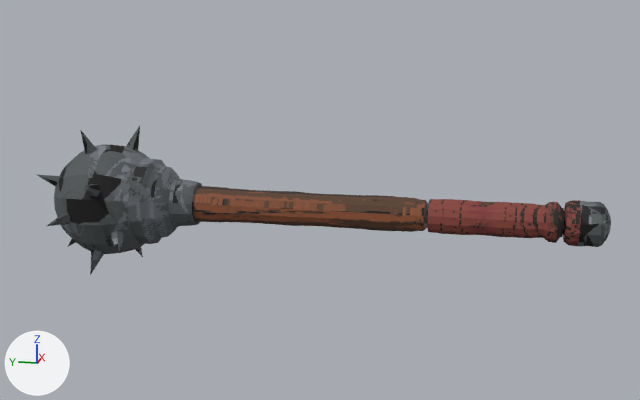
Two versions of the glTF model content/worldrpg/first-person/weapons/club.glb, one commit apart.
Before and after are seen from a camera (50 mm lens) standing at (-1.031, 0.007, 0.27) and looking at (0.006, 0.215, 0.011). Lighting does not change. The marker at lower left points along +X, +Y and +Z. The older version comes first. Vertices at exactly the same position are counted once.

In view in the first picture: 'band', 'butt', 'grip', 'haft', 'head' and 1 more.
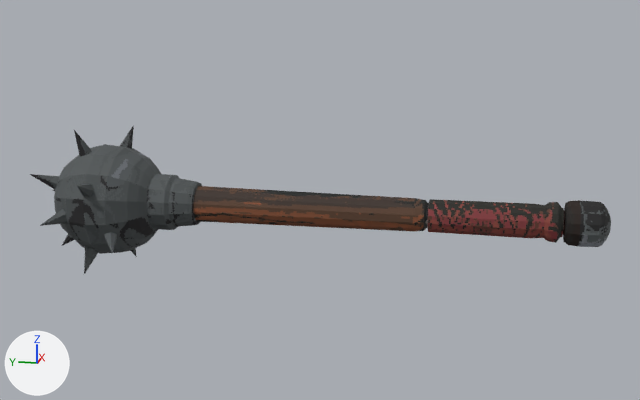
Boxes (x1, y1, x2, y2) around the edits, measured in the pictures (640 x 400 px; the box of a moved part takes in the faces that stretch with it):
'head', reshaped: before (36, 126, 202, 275); after (30, 125, 202, 274)
part 1 of me_band, reshaped: before (569, 200, 580, 246); after (569, 201, 580, 246)
part 2 of me_band, surface changed (brown to black): (563, 200, 581, 246) in both
part 3 of me_butt, built on: (578, 201, 601, 247) in both
part 4 of me_butt, surface changed: (598, 202, 611, 247) in both
part 5 of me_grip, deleted (brown): before (428, 199, 558, 243)
part 6 of me_grip, surface changed: (544, 203, 564, 242) in both
part 7 of me_haft, deleted (brown): before (193, 186, 426, 232)
part 8 of me_head, moved or reshaped (mostly hidden): before (36, 174, 60, 187); after (30, 174, 60, 189)
part 9 of me_head, moved or reshaped (mostly hidden): before (67, 239, 76, 247); after (62, 234, 74, 246)
part 10 of me_head, moved or reshaped (mostly hidden): before (47, 212, 70, 226); after (40, 209, 67, 226)
part 11 of me_head, moved or reshaped (mostly hidden): before (80, 129, 97, 154); after (74, 130, 92, 156)
part 12 of me_head, moved or reshaped (mostly hidden): before (90, 250, 104, 275); after (84, 247, 98, 274)
part 13 of me_head, moved or reshaped (mostly hidden): before (84, 184, 101, 197); after (77, 184, 94, 197)
part 14 of me_head, moved or reshaped (mostly hidden): before (135, 247, 143, 257); after (131, 248, 137, 257)
part 15 of me_head, moved or reshaped (mostly hidden): before (126, 126, 140, 151); after (120, 125, 134, 149)
part 16 of me_head, moved or reshaped (mostly hidden): before (110, 230, 124, 253); after (104, 232, 117, 253)
part 17 of me_head, cut back: before (54, 145, 196, 254); after (54, 144, 179, 254)

The change, as a diff of the scene's bpy script:
```diff
--- a/content/worldrpg/first-person/weapons/club.glb.py
+++ b/content/worldrpg/first-person/weapons/club.glb.py
@@ me_band @@
-me_band.from_pydata(...)  # 84 vertices, 140 faces; spans x -0.0264..0.0264, y -0.0909..-0.0745, z -0.0279..0.0264
+me_band.from_pydata(...)  # 70 vertices, 112 faces; spans x -0.0264..0.0264, y -0.0909..-0.0745, z -0.0279..0.0264
+# me_band part 1
+# 14 vertices are removed from x -0.0262..0.0262, y -0.0855, z -0.0277..0.0262
+# 56 faces are deleted
+# 28 new faces join them
+# me_band part 2: 84 kept faces spanning x -0.0264..0.0264, y -0.0909..-0.0745, z -0.0279..0.0264 get new texture (UV) coordinates
 me_band.materials.append(mat_trim)
@@ me_butt @@
-me_butt.from_pydata(...)  # 126 vertices, 236 faces; spans x -0.0264..0.0264, y -0.126..-0.0909, z -0.0279..0.0264
+me_butt.from_pydata(...)  # 70 vertices, 124 faces; spans x -0.0264..0.0264, y -0.126..-0.0909, z -0.0279..0.0264
+# me_butt part 3
+# 56 vertices are removed from x -0.0262..0.0262, y -0.1089..-0.0948, z -0.0277..0.0262
+# 140 faces are deleted
+# 28 new faces join them
+# me_butt part 4: 96 kept faces spanning x -0.0259..0.0259, y -0.126..-0.1135, z -0.0273..0.0257 get new texture (UV) coordinates
 me_butt.materials.append(mat_metal)
@@ me_grip @@
-me_grip.from_pydata(...)  # 504 vertices, 980 faces; spans x -0.024..0.024, y -0.075..0.081, z -0.025..0.024
+me_grip.from_pydata(...)  # 112 vertices, 196 faces; spans x -0.024..0.024, y -0.075..0.081, z -0.025..0.023
+# me_grip part 5: 392 vertices removed from x -0.024..0.024, y -0.062..0.078, z -0.025..0.024
+# me_grip part 6: 112 kept faces spanning x -0.024..0.024, y -0.075..-0.053, z -0.025..0.023 get new texture (UV) coordinates
 me_grip.materials.append(mat_trim)
@@ me_haft @@
-me_haft.from_pydata(...)  # 882 vertices, 1736 faces; spans x -0.022..0.022, y 0.085..0.368, z -0.022..0.023
+me_haft.from_pydata(...)  # 56 vertices, 84 faces; spans x -0.022..0.022, y 0.085..0.368, z -0.022..0.023
+# me_haft part 7: 826 vertices removed from x -0.022..0.022, y 0.088..0.364, z -0.022..0.023
 me_haft.materials.append(mat_trim)
@@ me_head @@
-me_head.from_pydata(...)  # 504 vertices, 936 faces; spans x -0.093..0.095, y 0.368..0.577, z -0.09..0.094
+me_head.from_pydata(...)  # 322 vertices, 572 faces; spans x -0.093..0.095, y 0.368..0.586, z -0.09..0.094
+# me_head part 8: the loose piece of 7 vertices spanning x -0.041..-0.008, y 0.516..0.566, z 0.007..0.038 is moved by (0.0, 0.009, 0.0)
+# me_head part 9: the loose piece of 7 vertices spanning x -0.01..0.016, y 0.508..0.555, z -0.069..-0.024 is moved by (0.0, 0.009, 0.0)
+# me_head part 10: the loose piece of 7 vertices spanning x -0.086..-0.035, y 0.496..0.532, z -0.021..0.007 is moved by (0.0, 0.009, 0.0)
+# me_head part 11: the loose piece of 7 vertices spanning x -0.025..0.0, y 0.482..0.51, z 0.042..0.094 is moved by (0.0, 0.009, 0.0)
+# me_head part 12: the loose piece of 7 vertices spanning x -0.046..-0.01, y 0.477..0.503, z -0.088..-0.036 is moved by (0.0, 0.009, 0.0)
+# me_head part 13: the loose piece of 7 vertices spanning x -0.093..-0.041, y 0.465..0.493, z 0.008..0.039 is moved by (0.0, 0.009, 0.0)
+# me_head part 14: the loose piece of 7 vertices spanning x 0.009..0.042, y 0.46..0.487, z -0.09..-0.038 is moved by (0.0, 0.009, 0.0)
+# me_head part 15: the loose piece of 7 vertices spanning x 0.002..0.029, y 0.454..0.481, z 0.041..0.093 is moved by (0.0, 0.009, 0.0)
+# me_head part 16: the loose piece of 7 vertices spanning x -0.08..-0.032, y 0.442..0.474, z -0.046..-0.01 is moved by (0.0, 0.009, 0.0)
+# me_head part 17: 336 vertices removed from x -0.069..0.069, y 0.378..0.555, z -0.07..0.071; 154 vertices added at x -0.069..0.069, y 0.402..0.555, z -0.07..0.071
+# other edits to the shape of me_head do not show in these pictures
 me_head.materials.append(mat_metal)
```
